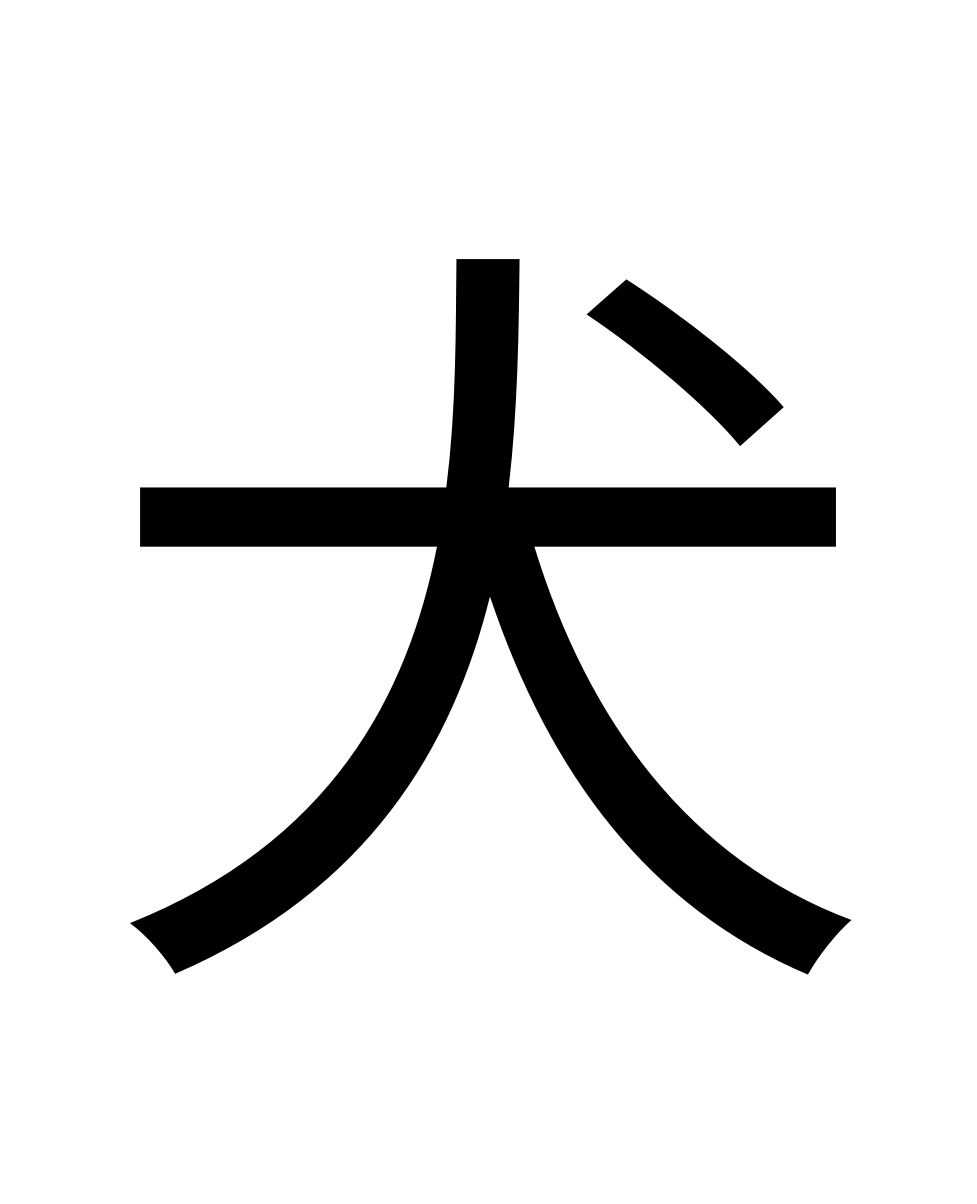
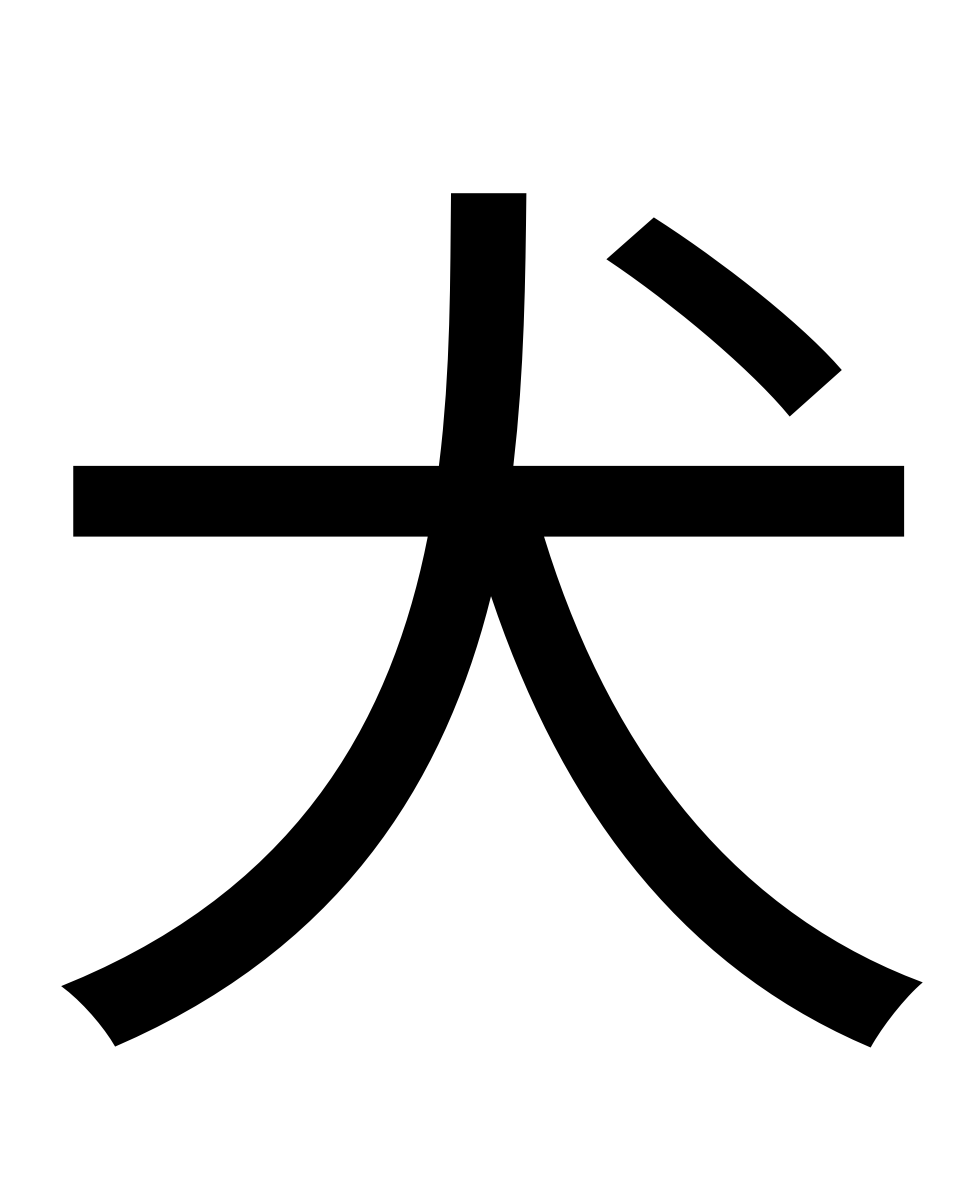
Before and after one commit to oscarsun72/PPTtoDoc_PowerPoint_xchg_Word, a slide deck: slide 58 of 字圖母片.pptm. Drawn at 977x1204 pixels with LibreOffice and Linux fonts; fonts in the diff are those of the drawing. Boxes give left, top, right and bottom in pixels: in the first picture for what was removed or moved away, otherwise in the second. Text is boxed around its words. In the diff, an @@ line names an element or a change of style, - is before the commit and + after.

```diff
--- a/字圖母片.pptm
+++ b/字圖母片.pptm
@@ text "犬" at (23,193,953,1048): size 335 to 400 pt @@
```
Also in this commit, not shown: 130 other slides changed.
